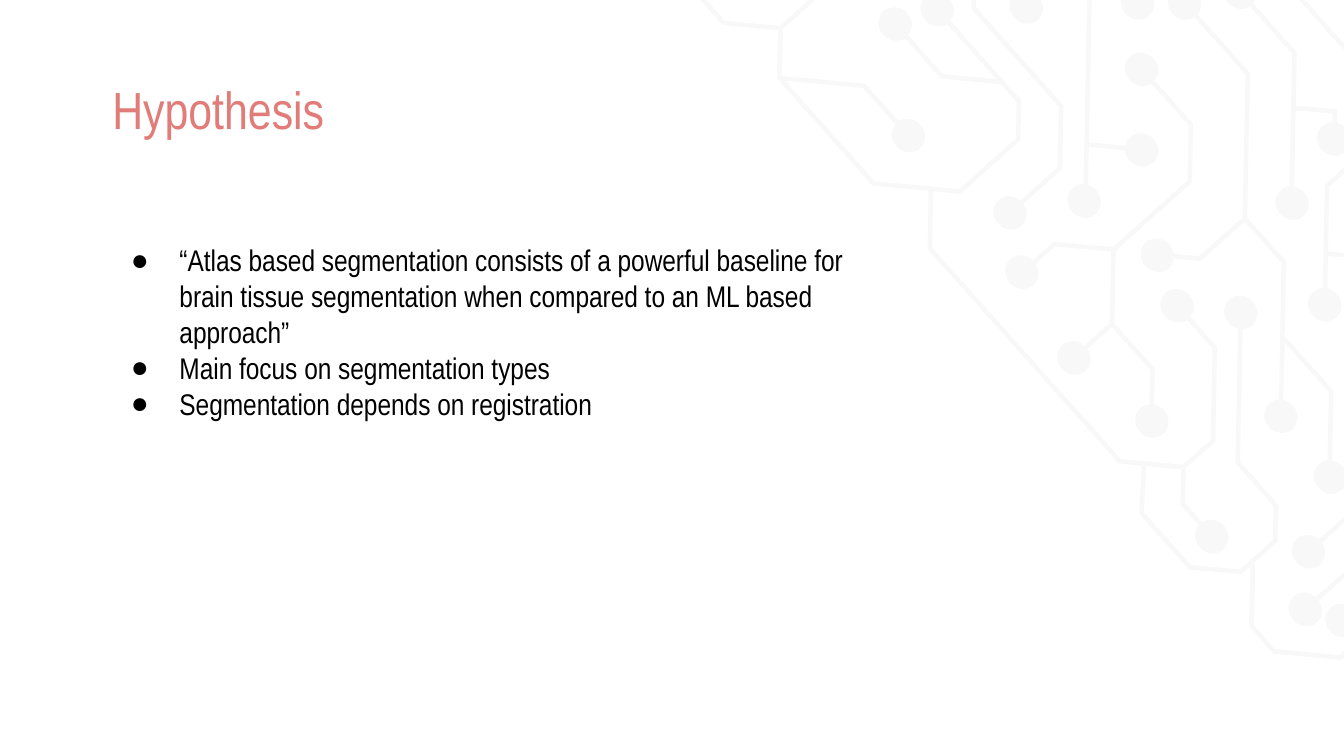
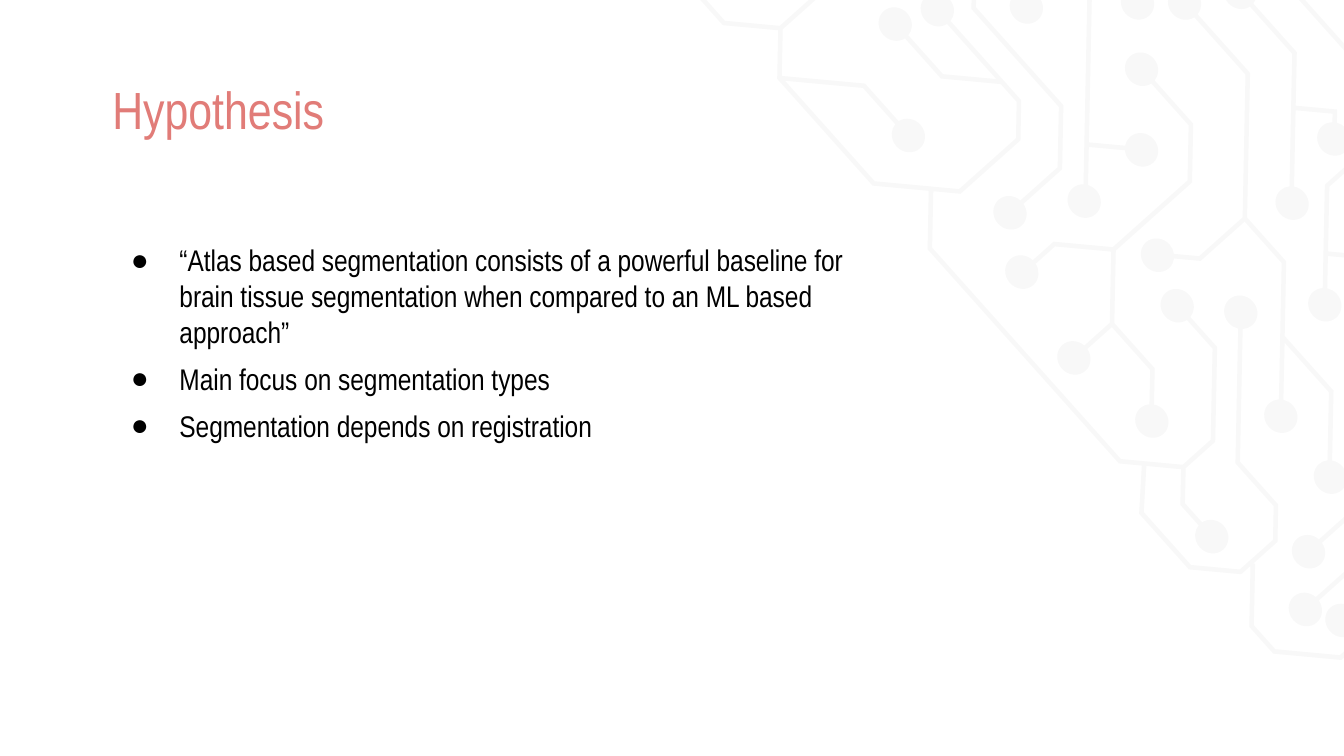
Before and after one commit to uro1012/MIALab, a slide deck: slide 3 of presentation/Presentation_valerioMollet.pptx. Drawn at 1344x756 pixels with LibreOffice and Linux fonts; fonts in the diff are those of the drawing. Boxes give left, top, right and bottom in pixels: in the first picture for what was removed or moved away, otherwise in the second. Text is boxed around its words. In the diff, an @@ line names an element or a change of style, - is before the commit and + after.

```diff
--- a/presentation/Presentation_valerioMollet.pptx
+++ b/presentation/Presentation_valerioMollet.pptx
@@ text "“Atlas based segmentation consists of ..." at [179, 249, 842, 443]: more space between paragraphs @@
```
Also in this commit, not shown: 8 other slides changed, 1 other file.
